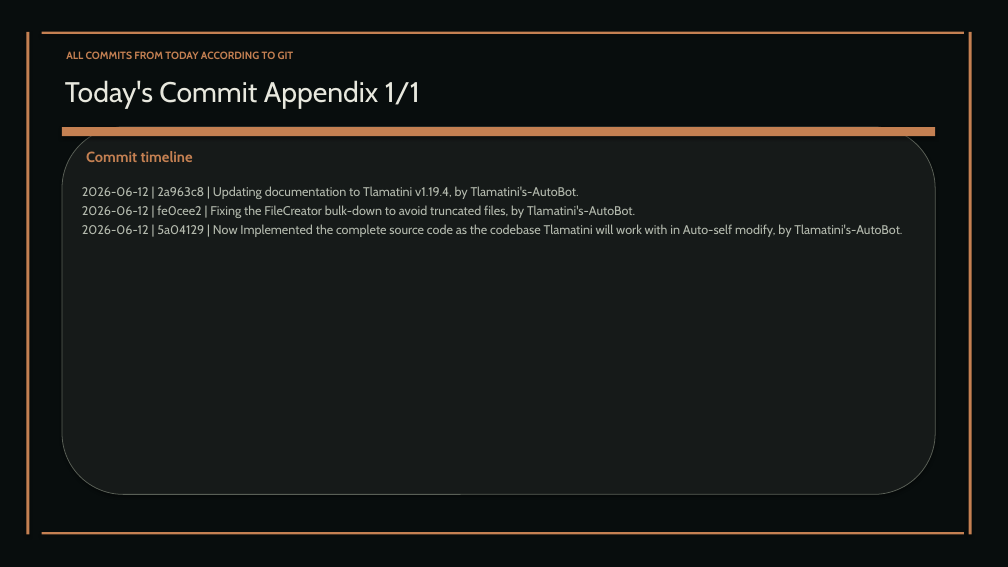
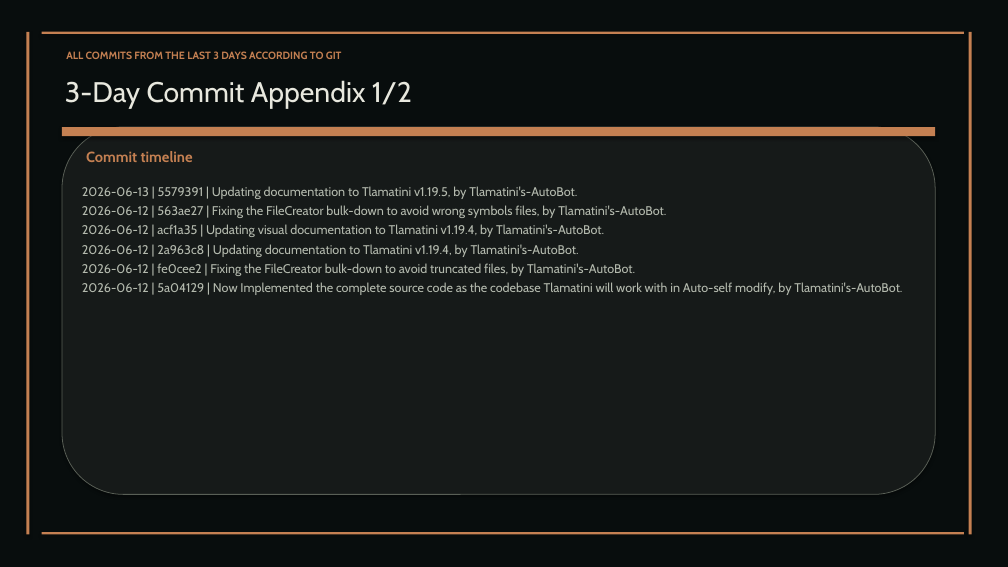
Before and after one commit to XAIHT/Tlamatini, a slide deck: slide 62 of Tlamatini_eXtended_Artificial_Intelligence_Humanly_Tempered.pptx (slide 61 before the commit). Drawn at 1008x567 pixels with LibreOffice and Linux fonts; fonts in the diff are those of the drawing. Boxes give left, top, right and bottom in pixels: in the first picture for what was removed or moved away, otherwise in the second. Text is boxed around its words. In the diff, an @@ line names an element or a change of style, - is before the commit and + after.

Commit message:
Updating visual documentation to Tlamatini v1.19.5, by Tlamatini's-AutoBot.

```diff
--- a/Tlamatini_eXtended_Artificial_Intelligence_Humanly_Tempered.pptx
+++ b/Tlamatini_eXtended_Artificial_Intelligence_Humanly_Tempered.pptx
@@ text at <box>66,51,342,59</box>: text changed @@
-ALL COMMITS FROM TODAY ACCORDING TO GIT
+ALL COMMITS FROM THE LAST 3 DAYS ACCORDING TO GIT
@@ text at <box>65,80,412,108</box>: text changed @@
-Today's Commit Appendix 1/1
+3-Day Commit Appendix 1/2
@@ text at <box>82,186,666,237</box>: paragraphs added @@
+2026-06-13 | 5579391 | Updating documentation to Tlamatini v1.19.5, by Tlamatini's-AutoBot.
+2026-06-12 | 563ae27 | Fixing the FileCreator bulk-down to avoid wrong symbols files, by Tlamatini's-AutoBot.
+2026-06-12 | acf1a35 | Updating visual documentation to Tlamatini v1.19.4, by Tlamatini's-AutoBot.
```
Also in this commit, not shown: 17 other slides changed, 2 slides added, 2 other files.
